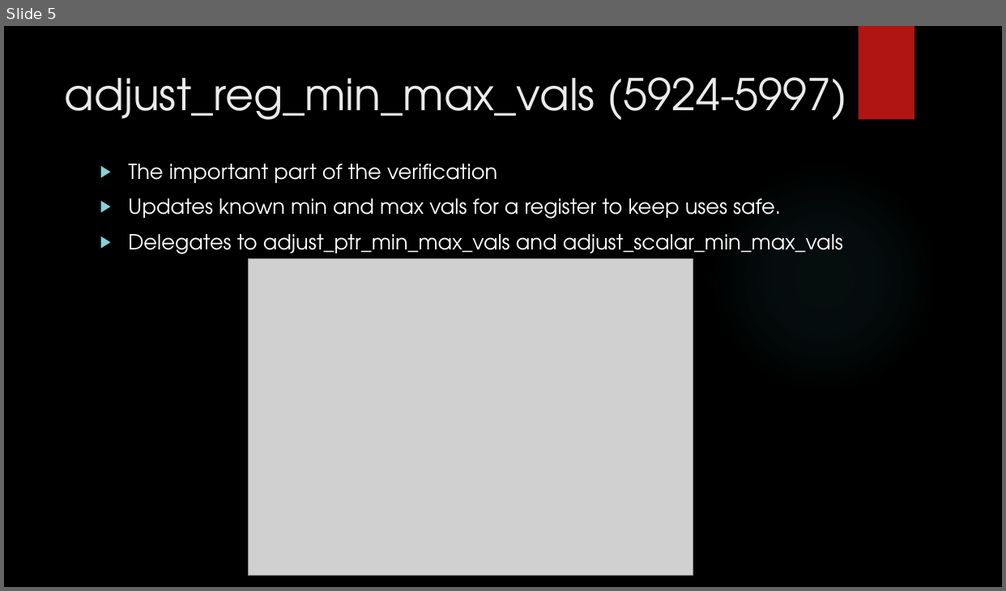
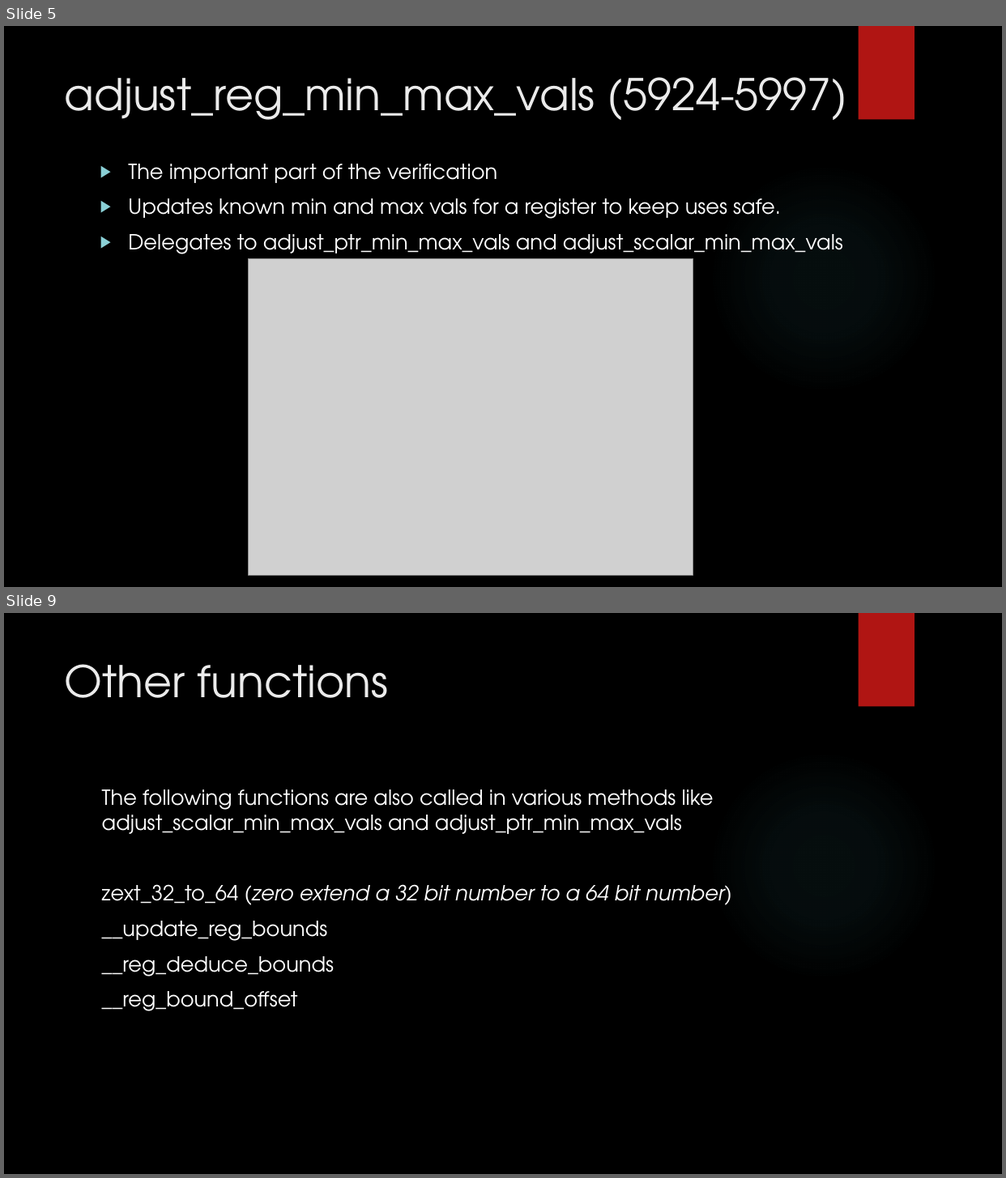
Before and after one commit to JoshCoop1089/eBPF_Verification_Project, a slide deck: Sammy Code Tests/Deliverables/July 20th Tracking BPF_ADD.pptx. Shown one above the other, each under a label of ours: slide 5 before the commit, slides 5 and 9 after it; the slides between them are not shown. The pictures are 1006x591 and 1006x1178 pixels, drawn with LibreOffice and Linux fonts; fonts in the diff are those of the drawing; grey boxes stand for pictures; background and template pictures are left out. Boxes give left, top, right and bottom in pixels: in the first picture for what was removed or moved away, otherwise in the second. Text is boxed around its words. In the diff, an @@ line names an element or a change of style, - is before the commit and + after.

```diff
--- a/Sammy Code Tests/Deliverables/July 20th Tracking BPF_ADD.pptx
+++ b/Sammy Code Tests/Deliverables/July 20th Tracking BPF_ADD.pptx
@@ slide 9 added at (4, 613, 1002, 1174), background picture (left out); not listed: 2 template elements that a slide beside it also shows @@
@@ title added at (65, 664, 389, 698), 42 pt, text #EBEBEB @@
+Other functions
@@ text added at (102, 790, 732, 1012), 20 pt, text #FFFFFF @@
+The following functions are also called in various methods like adjust_scalar_min_max_vals and adjust_ptr_min_max_vals
+zext_32_to_64 (zero extend a 32 bit number to a 64 bit number)
+__update_reg_bounds
+__reg_deduce_bounds
+__reg_bound_offset
```
Also in this commit, not shown: 4 slides changed.
